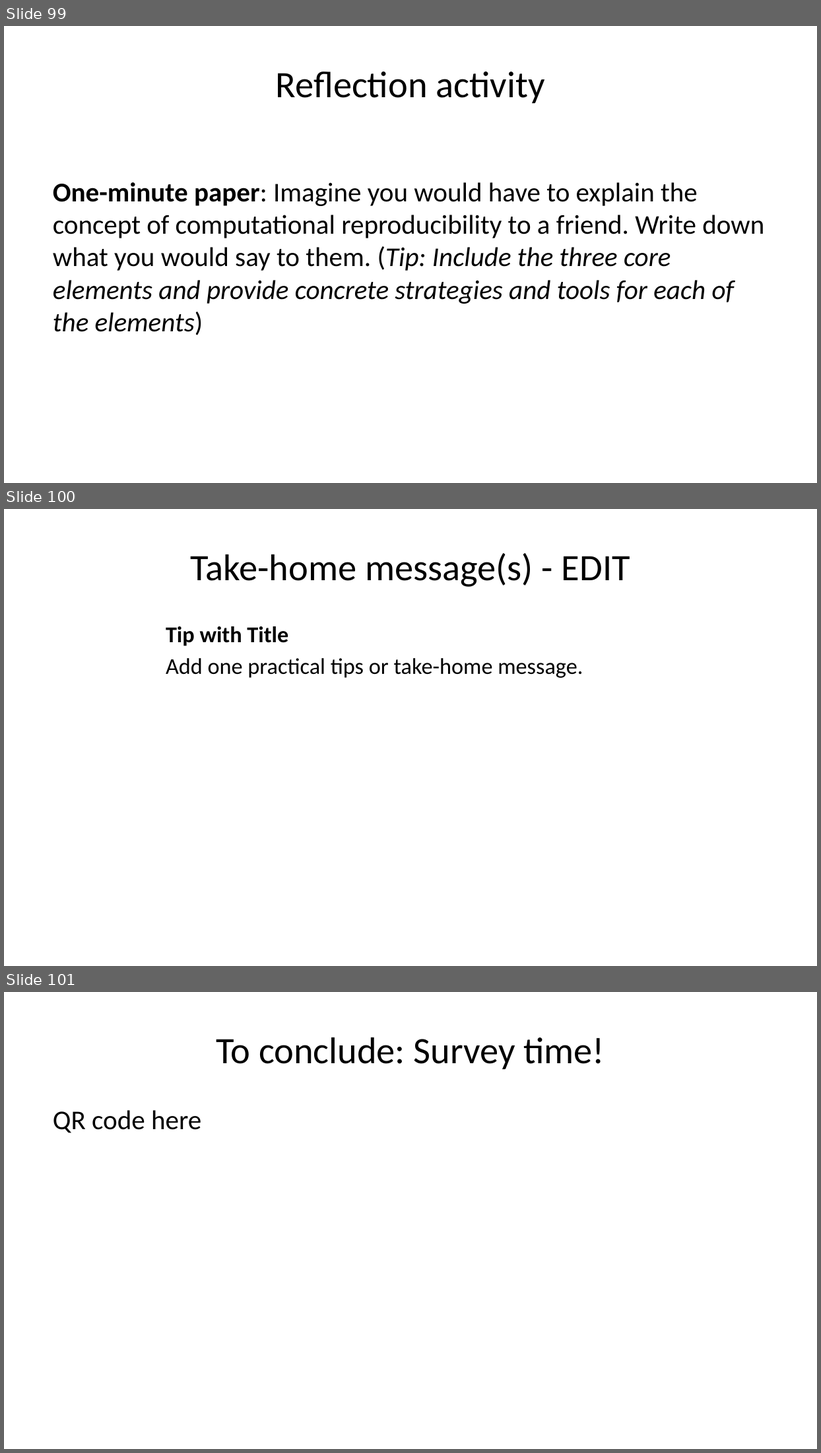
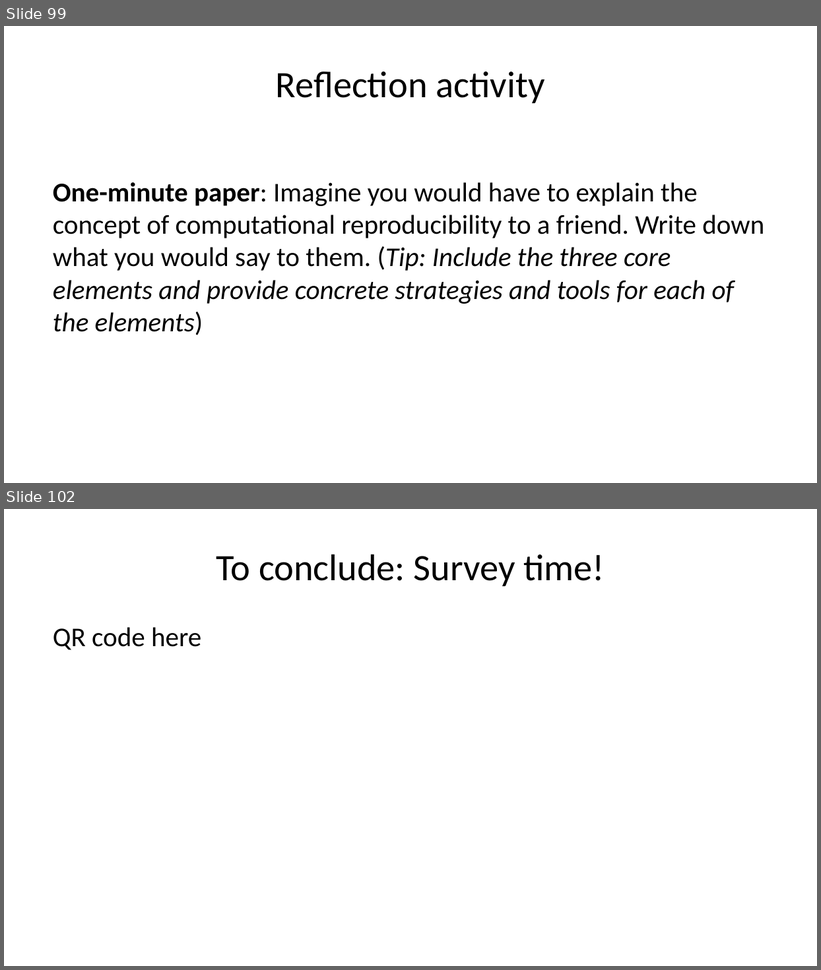
Before and after one commit to lmu-osc/train-the-trainer-student-track-OS, a slide deck: materials/OS-M1/OS-M1-S2-Credibility/OS-M1-S2-Credibility-slides.pptx. Shown one above the other, each under a label of ours: slides 99, 100 and 101 before the commit, slides 99 and 102 after it; the slides between them are not shown. The pictures are 821x1453 and 821x970 pixels, drawn with LibreOffice and Linux fonts; fonts in the diff are those of the drawing. Boxes give left, top, right and bottom in pixels: in the first picture for what was removed or moved away, otherwise in the second. Text is boxed around its words. In the diff, an @@ line names an element or a change of style, - is before the commit and + after.

```diff
--- a/materials/OS-M1/OS-M1-S2-Credibility/OS-M1-S2-Credibility-slides.pptx
+++ b/materials/OS-M1/OS-M1-S2-Credibility/OS-M1-S2-Credibility-slides.pptx
@@ slide 100 removed at [4,509,817,966], background #FFFFFF @@
@@ title removed at [191,553,630,587] @@
-Take-home message(s) - EDIT
@@ text removed at [166,626,583,678] @@
-Tip with Title
-Add one practical tips or take-home message.
@@ what was slide 101 is now slide 102 @@
```
Also in this commit, not shown: 3 slides changed, 4 slides added, 2 other slides removed, 28 other files.
